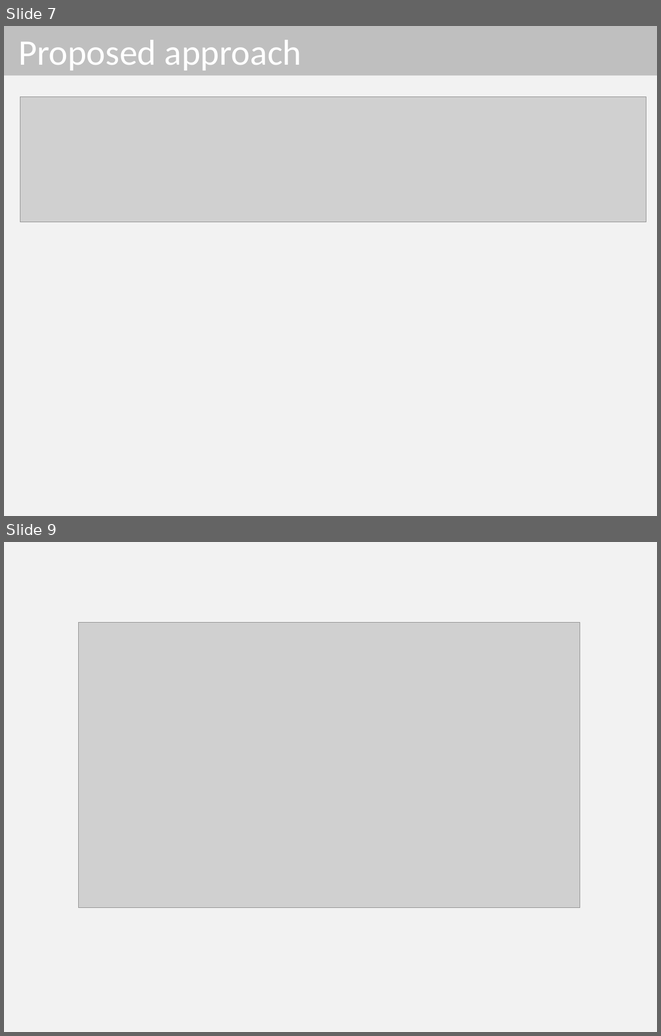
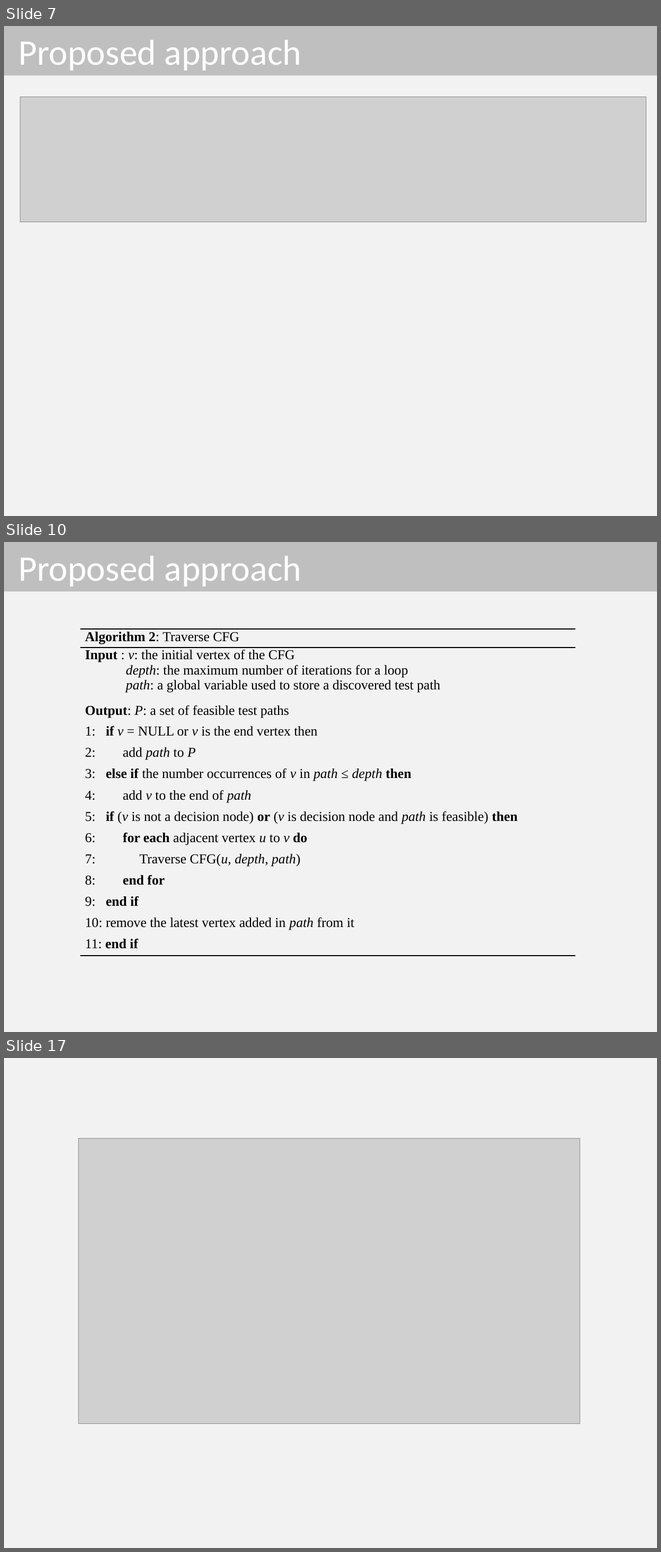
Before and after one commit to dinhngocthi/GAsource, a slide deck: CFT4CUnitSrc/src/report/PPSO_Presentation.pptx. Shown one above the other, each under a label of ours: slides 7 and 9 before the commit, slides 7, 10 and 17 after it; the slides between them are not shown. The pictures are 661x1036 and 661x1552 pixels, drawn with LibreOffice and Linux fonts; fonts in the diff are those of the drawing; grey boxes stand for pictures. Boxes give left, top, right and bottom in pixels: in the first picture for what was removed or moved away, otherwise in the second. Text is boxed around its words. In the diff, an @@ line names an element or a change of style, - is before the commit and + after.

```diff
--- a/CFT4CUnitSrc/src/report/PPSO_Presentation.pptx
+++ b/CFT4CUnitSrc/src/report/PPSO_Presentation.pptx
@@ slide 10 added at bbox=[4, 542, 657, 1032], background #F2F2F2 @@
@@ title added at bbox=[4, 542, 657, 592], fill #BFBFBF, 39.6 pt, text #FFFFFF @@
+Proposed approach
@@ table added at bbox=[80, 629, 575, 955], 14 rows, 1 columns @@
+Algorithm 2: Traverse CFG
+Input : v: the initial vertex of the CFG / depth: the maximum number of iterations for a loop / path: a global variable used to store a discovered test path
+Output: P: a set of feasible test paths
+1: if v = NULL or v is the end vertex then
+2: add path to P
+3: else if the number occurrences of v in path ≤ depth then
+4: add v to the end of path
+5: if (v is not a decision node) or (v is decision node and path is feasible) then
+6: for each adjacent vertex u to v do
+7: Traverse CFG(u, depth, path)
+8: end for
+9: end if
+10: remove the latest vertex added in path from it
+11: end if
@@ what was slide 9 is now slide 17 @@
```
Also in this commit, not shown: 2 slides changed, 7 other slides added, 1 other file.
